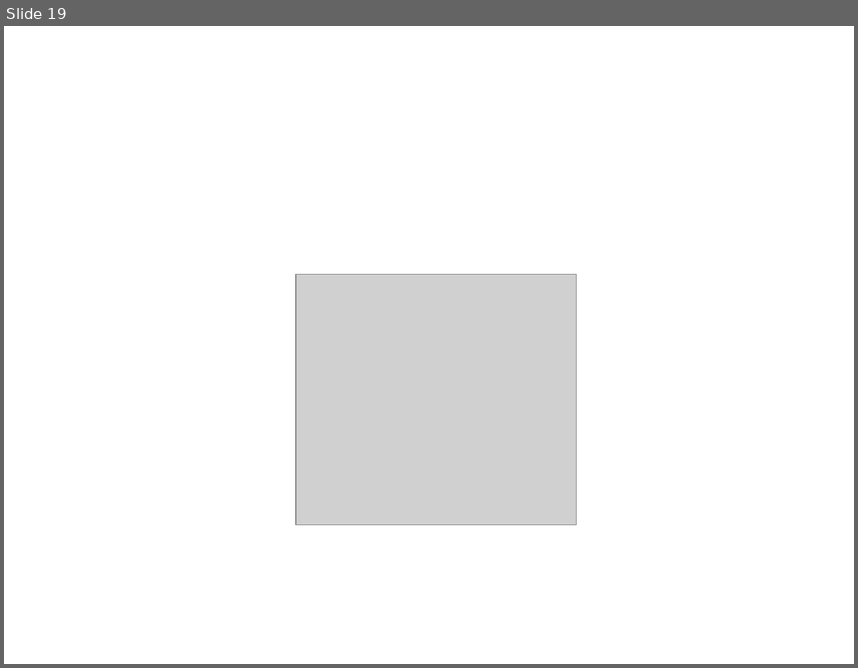
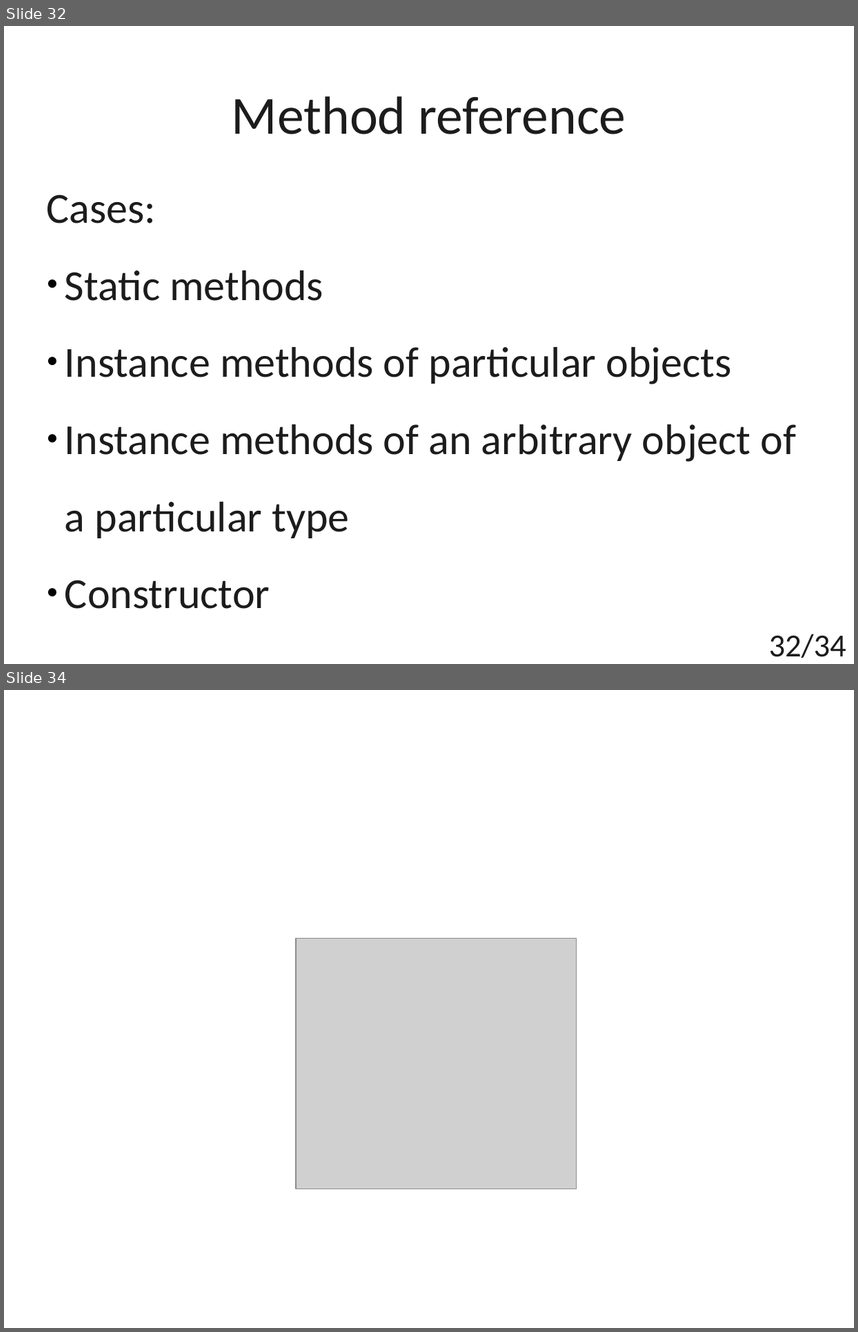
Before and after one commit to t4upl/java-streams-workshop, a slide deck: src/main/resources/editables/presentation.odp. Shown one above the other, each under a label of ours: slide 19 before the commit, slides 32 and 34 after it; the slides between them are not shown. The pictures are 858x668 and 858x1332 pixels, drawn with LibreOffice and Linux fonts; fonts in the diff are those of the drawing; grey boxes stand for pictures. Boxes give left, top, right and bottom in pixels: in the first picture for what was removed or moved away, otherwise in the second. Text is boxed around its words. In the diff, an @@ line names an element or a change of style, - is before the commit and + after.

Commit message:
Presentation | Finished section about method reference

```diff
--- a/src/main/resources/editables/presentation.odp
+++ b/src/main/resources/editables/presentation.odp
@@ slide 32 added at (4,26,854,664), background #FFFFFF @@
@@ title added at (232,96,626,134), 50 pt, text #1C1C1C @@
+Method reference
@@ subtitle added at (47,194,797,608), 40 pt, text #1C1C1C @@
+Cases:
+● Static methods
+● Instance methods of particular objects
+● Instance methods of an arbitrary object of a particular type
+● Constructor
@@ page number added at (769,633,846,657), 30 pt, text #1C1C1C @@
+32/34
@@ what was slide 19 is now slide 34 @@
```
Also in this commit, not shown: 1 slide changed, 14 other slides added, 3 other files.
